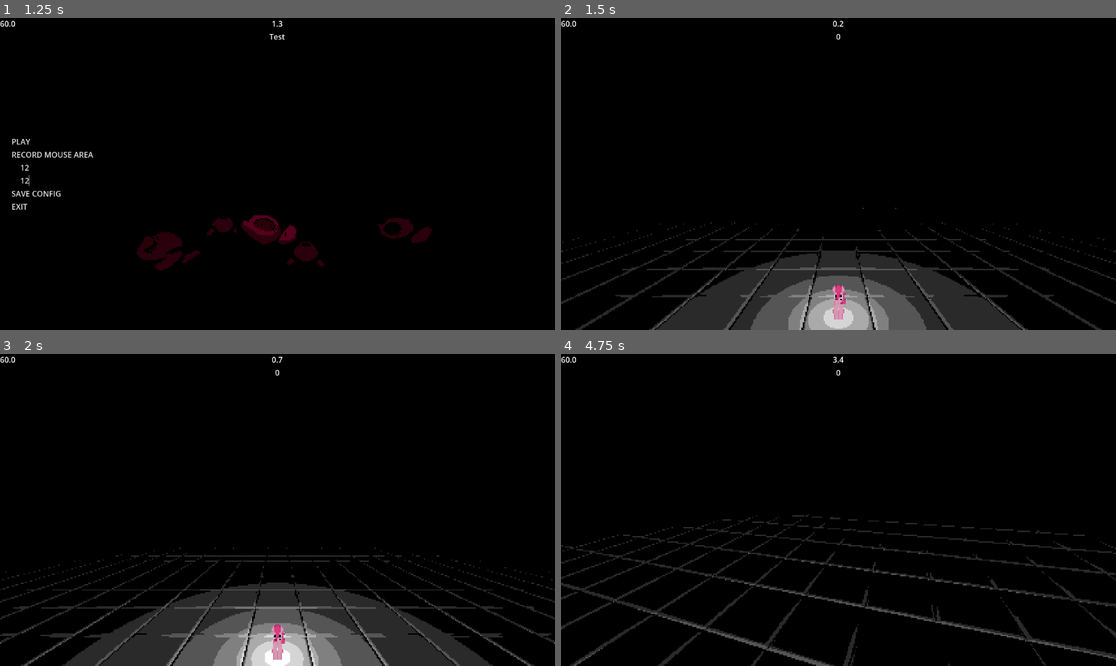
Above: before the commit, frames 1-4 (two rows, left to right).
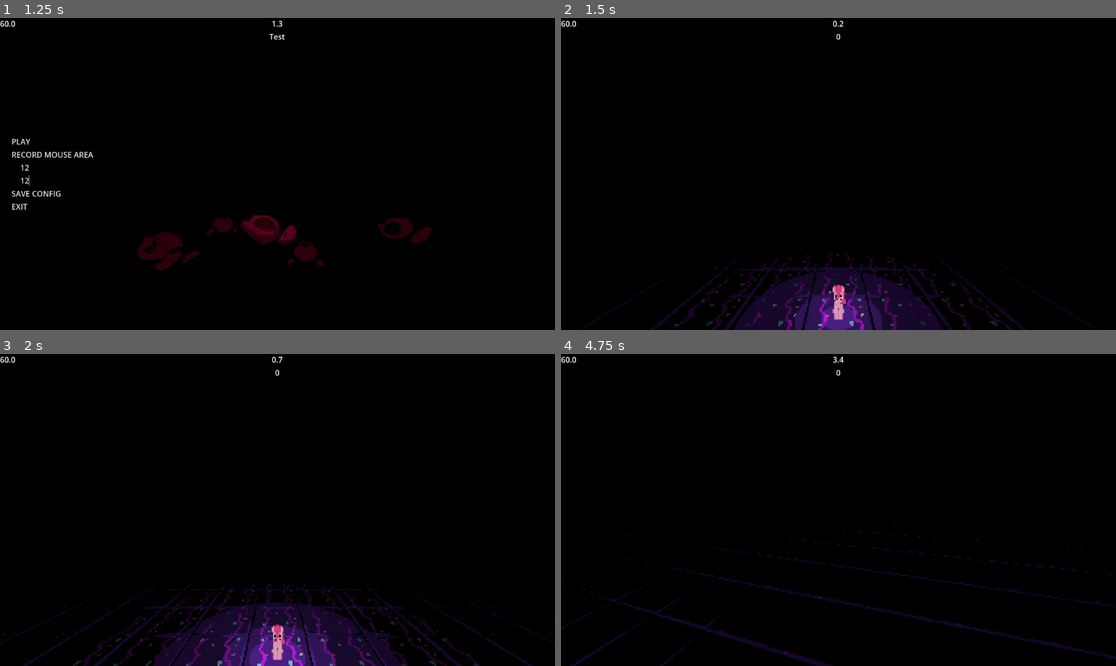
Above: after the commit, the same moments.

Repository: PlayerLegend/pinkamena-diane-daggers
Game: Godot game, scene res://Main.tscn
Same seed, same stepped clock (60 frames per second), same inputs: the game is played once before the commit and once after it. Sound files missing from this copy of the repository are replaced by a short silence.
Inputs (mouse positions are in pixels of both pictures, inside the frame that each line leads up to):
- Up to frame 1 (1.25 s): click (288, 167) at 0.52 s; type "12" at 0.6 s; click (288, 180) at 0.75 s; type "12" at 0.83 s
- Up to frame 2 (1.5 s): click "PLAY" at 1.25 s
- Up to frame 3 (2 s): no input
- Up to frame 4 (4.75 s): tap Enter at 2 s; move the mouse to (866, 510) at 2.02 s; tap Shift at 2.1, 4.35 s; click (866, 510) at 2.17 s; move the mouse to (810, 510) at 2.77 s; tap Ctrl at 2.85 s; click (810, 510) at 2.92 s; move the mouse to (849, 503) at 3.52 s; tap Alt at 3.6 s; click (849, 503) at 3.67 s; move the mouse to (832, 516) at 4.27 s; click (832, 516) at 4.42 s

Frame 1 is identical in both runs. In frame 2, 13% of the frame differs, in the area x 0-100%, y 60-100%; in frame 3, 15%, in the area x 0-100%, y 62-100%; in frame 4, 4.6%.

Commit message:
Switched to compat, added default transparent to the decal texture

Diff:
--- a/Arena/Tile.gdshader
+++ b/Arena/TileMaterial.gdshader
@@ -1,7 +1,7 @@
 shader_type spatial;
 
 uniform sampler2D albedo_texture : source_color, filter_nearest;
-uniform sampler2D decal_texture : source_color, filter_nearest;
+uniform sampler2D decal_texture : source_color, filter_nearest, hint_default_transparent;
 uniform float decal_size;
 
 void fragment() {
--- a/Arena/TileMaterial.tres
+++ b/Arena/TileMaterial.tres
@@ -1,6 +1,6 @@
 [gd_resource type="ShaderMaterial" format=3 uid="uid://yx1dmncotmxd"]
 
-[ext_resource type="Shader" uid="uid://duhu38gwqdmir" path="res://Arena/Tile.gdshader" id="1_h5d6f"]
+[ext_resource type="Shader" uid="uid://duhu38gwqdmir" path="res://Arena/TileMaterial.gdshader" id="1_h5d6f"]
 [ext_resource type="Texture2D" uid="uid://cbxo0g0kgbu4i" path="res://Arena/tile.png" id="2_wgbah"]
 
 [resource]
--- a/project.godot
+++ b/project.godot
@@ -62,6 +62,7 @@
 [rendering]
 
 rendering_device/driver.windows="d3d12"
+renderer/rendering_method="gl_compatibility"
 textures/decals/filter=0
 
 [shader_globals]
Renamed: Arena/Tile.gdshader.uid -> Arena/TileMaterial.gdshader.uid
